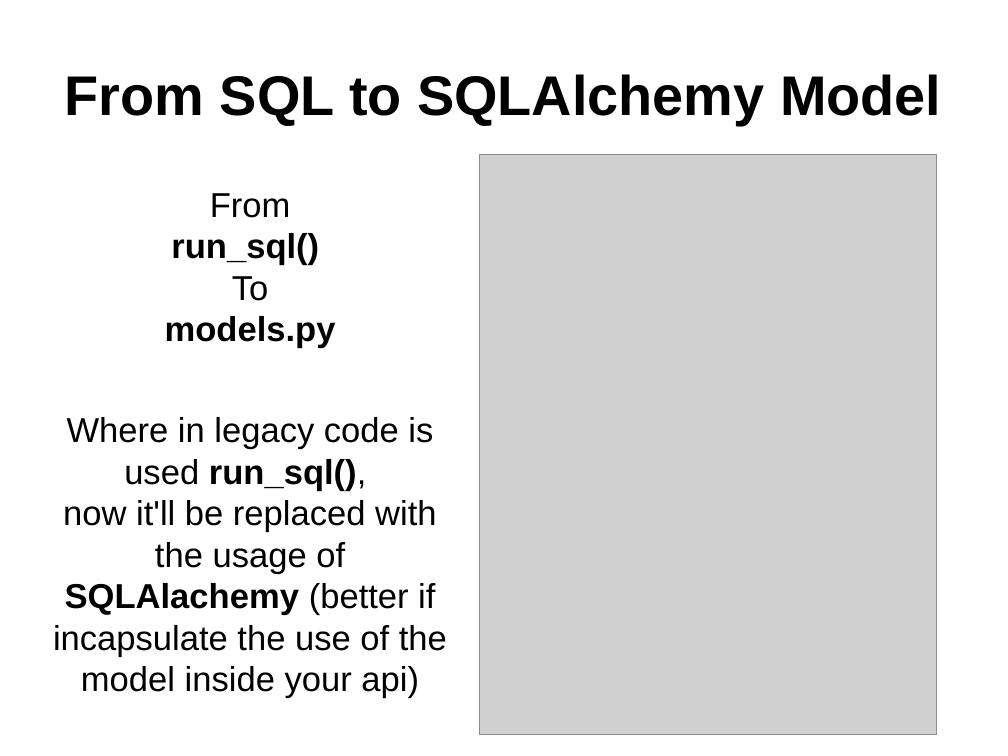
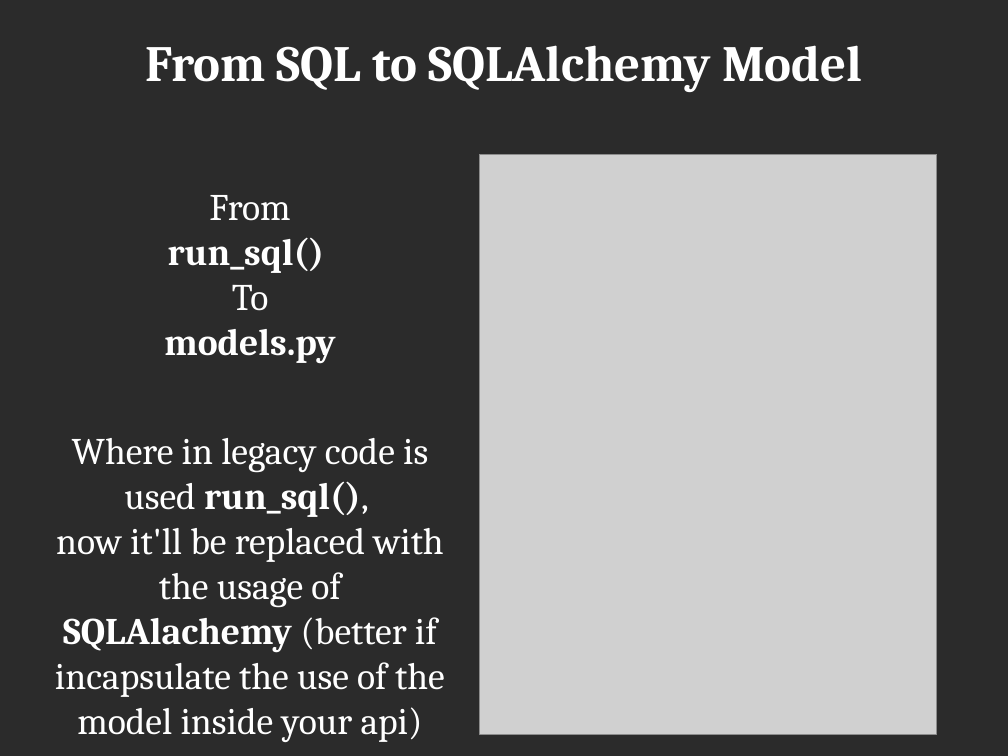
Before and after one commit to hachreak/invenio-devforum-knowledge-2.0, a slide deck: slide 6 of presentation.odp. Drawn at 1008x756 pixels with LibreOffice and Linux fonts; fonts in the diff are those of the drawing; grey boxes stand for pictures; background and template pictures are left out; a plain dark background stands for a picture behind light text. Boxes give left, top, right and bottom in pixels: in the first picture for what was removed or moved away, otherwise in the second. Text is boxed around its words. In the diff, an @@ line names an element or a change of style, - is before the commit and + after.

```diff
--- a/presentation.odp
+++ b/presentation.odp
@@ background #FFFFFF to picture (left out) @@
@@ title "From SQL to SQLAlchemy Model": place and size @@
-title "From SQL to SQLAlchemy Model" at [65,74,941,125]
+title "From SQL to SQLAlchemy Model" at [145,45,862,92]
@@ title "From SQL to SQLAlchemy Model" at [145,45,862,92]: size 44 to 40 pt, font Arial to Cambria, text colour #000000 to #FFFFFF @@
@@ text "From run_sql() To models.py" at [55,195,445,742]: size 27.2 to 29.6 pt, font Arial to Cambria, text colour #000000 to #FFFFFF @@
```
Also in this commit, not shown: 16 other slides changed, 1 other file.
